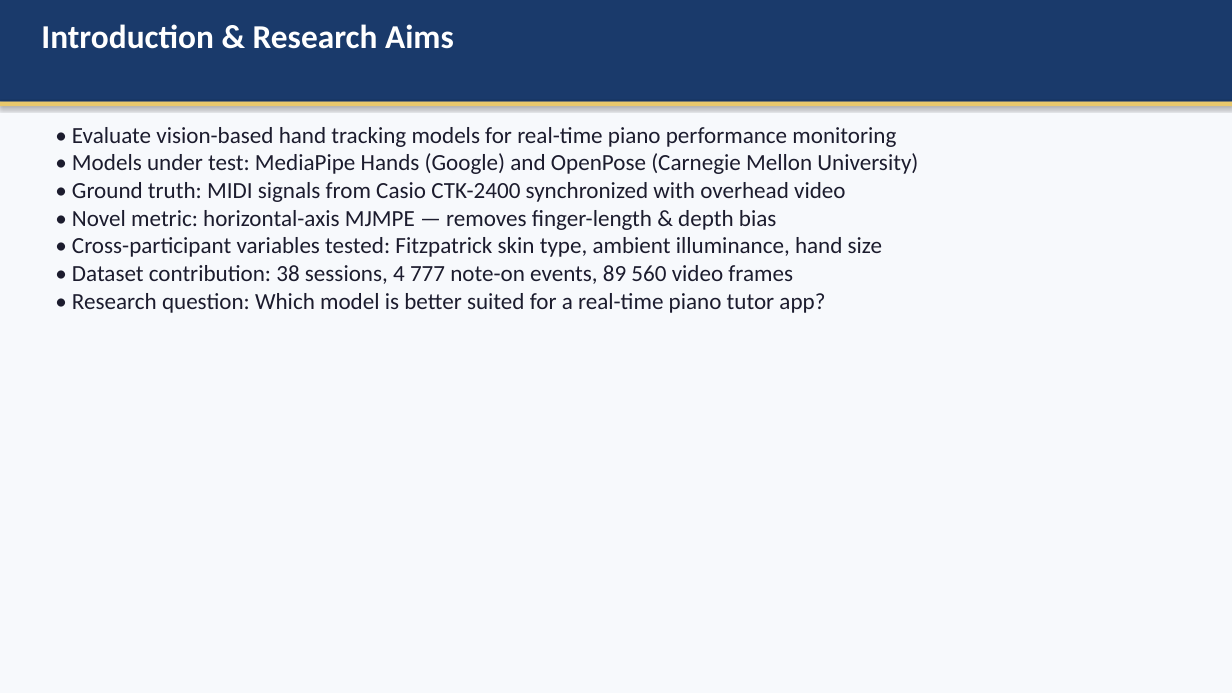
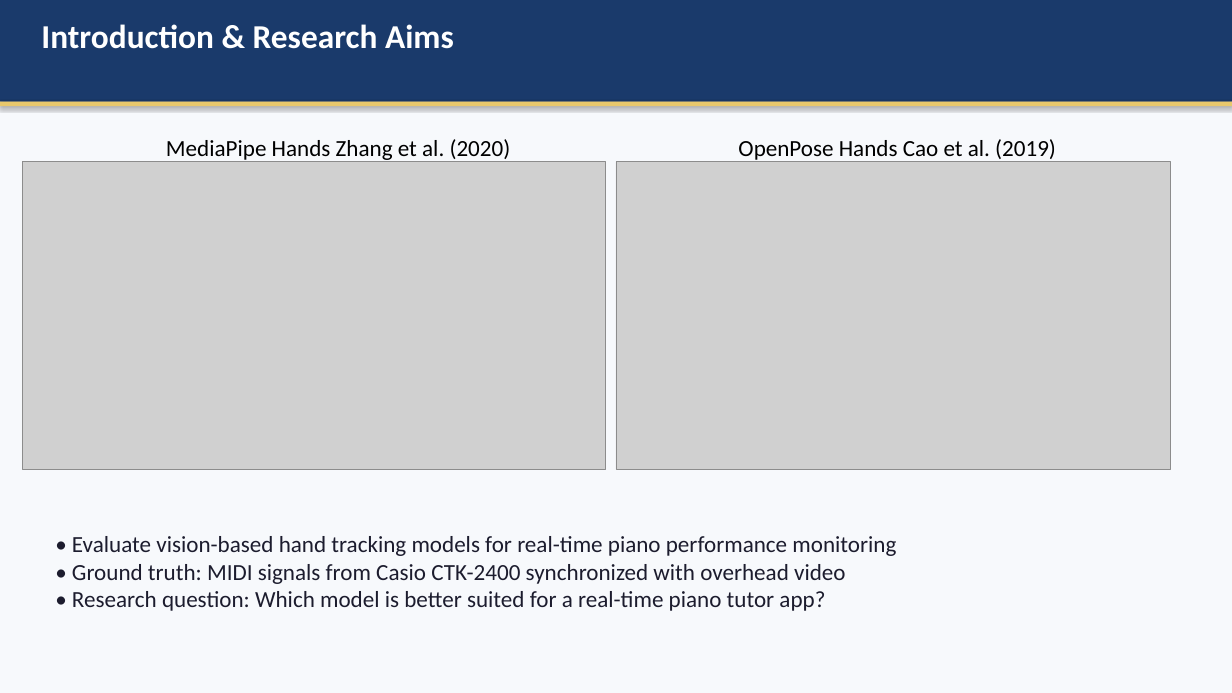
Before and after one commit to AayamRegmi/Comparative-Evaluation-of-Vision-Based-Finger-Tracking-for-Piano-Interaction, a slide deck: slide 3 of Documentation/Piano_Finger_Tracking_Presentation.pptx (slide 4 before the commit). Drawn at 1232x693 pixels with LibreOffice and Linux fonts; fonts in the diff are those of the drawing; grey boxes stand for pictures. Boxes give left, top, right and bottom in pixels: in the first picture for what was removed or moved away, otherwise in the second. Text is boxed around its words. In the diff, an @@ line names an element or a change of style, - is before the commit and + after.

Commit message:
Update documentation: replace MJMPE with MPJPE in report figures and redesign presentation
- Replace all section-8 chart screenshots in Word report with regenerated MPJPE-labelled plots
- Add MediaPipe-only per-finger MPJPE chart (Fig 8.2.3.b) replacing the combined view
- Redesign PowerPoint to use image placeholders and reduced text across all slides

```diff
--- a/Documentation/Piano_Finger_Tracking_Presentation.pptx
+++ b/Documentation/Piano_Finger_Tracking_Presentation.pptx
@@ text added at bbox=[166, 139, 511, 163], 18 pt, text #000000 @@
+MediaPipe Hands Zhang et al. (2020)
@@ text added at bbox=[738, 139, 1056, 162], 18 pt, text #000000 @@
+OpenPose Hands Cao et al. (2019)
@@ picture added at bbox=[23, 162, 606, 470] @@
@@ text at bbox=[72, 153, 918, 174]: paragraph removed @@
-• Models under test: MediaPipe Hands (Google) and OpenPose (Carnegie Mellon University)
@@ picture added at bbox=[616, 162, 1169, 470] @@
@@ text at bbox=[72, 210, 882, 284]: paragraphs removed @@
-• Novel metric: horizontal-axis MJMPE — removes finger-length & depth bias
-• Cross-participant variables tested: Fitzpatrick skin type, ambient illuminance, hand size
-• Dataset contribution: 38 sessions, 4 777 note-on events, 89 560 video frames
@@ text "• Evaluate vision-based hand tracking ...": place and size @@
-text "• Evaluate vision-based hand tracking ..." at bbox=[72, 127, 918, 313]
+text "• Evaluate vision-based hand tracking ..." at bbox=[72, 536, 896, 611]
```
Also in this commit, not shown: 13 other slides changed, 4 slides added, 12 slides removed, 1 other file.
